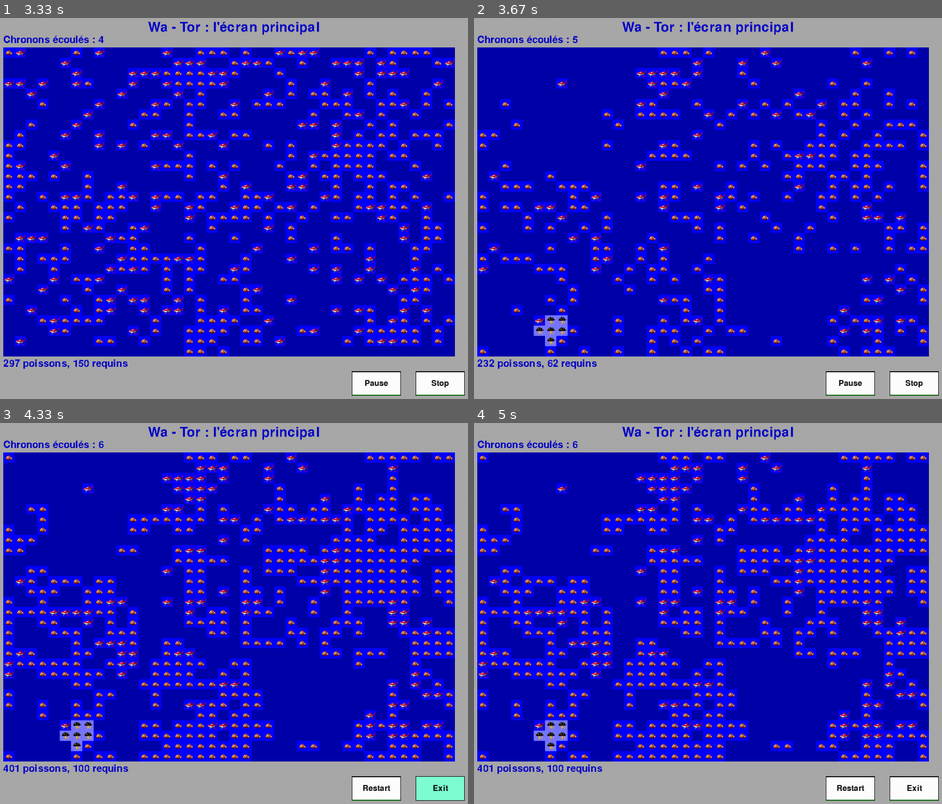
Above: before the commit, frames 1-4 (two rows, left to right).
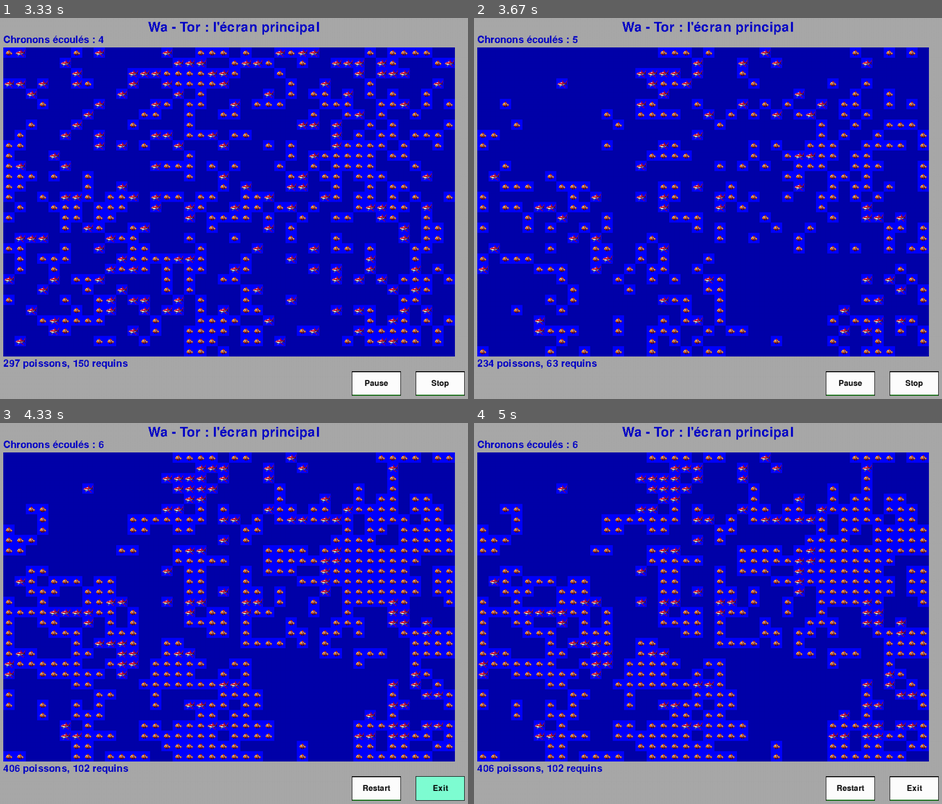
Above: after the commit, the same moments.

Repository: Khadaassi/Simplon_Wa-tor
Game: pygame game, started from main.py
Two runs of this game, one before a commit and one after it. Both use one fixed random seed, a clock stepped at 60 frames per second and the inputs below.
Inputs (mouse positions are in pixels of both pictures, inside the frame that each line leads up to):
- Up to frame 1 (3.33 s): click (439, 383) at 0.38 s; click (79, 307) at 1.27 s; click (439, 383) at 1.6 s; click (56, 204) at 1.93 s; move the mouse to (365, 178) at 2.98 s; click (365, 178) at 3.27 s
- Up to frame 2 (3.67 s): no input
- Up to frame 3 (4.33 s): click (439, 788) at 4.1 s
- Up to frame 4 (5 s): move the mouse to (548, 659) at 4.65 s; click (548, 659) at 4.7 s

Frame 1 is identical in both runs. In frame 2, 0.5% of the frame differs, in the area x 3-21%, y 77-93%; in frame 3, 2.1%, in the area x 0-98%, y 7-92%; in frame 4, 2.1%.

Commit message:
added stormfield, fixed megalodon bug

Diff:
--- a/main.py
+++ b/main.py
@@ -26,15 +26,13 @@
             display.update_config(config)
 
         config = display.get_config()
-        world = World( (config[ConfigField.FISH_POPULATION], config[ConfigField.SHARK_POPULATION]),
+        world = World((config[ConfigField.FISH_POPULATION], config[ConfigField.SHARK_POPULATION]),
             config[ConfigField.REFRESH_LENGTH],
             (config[ConfigField.WORLD_WIDTH], config[ConfigField.WORLD_HEIGTH]),
             config[ConfigField.FISH_REPRO_TIME], config[ConfigField.SHARK_REPRO_TIME],
             config[ConfigField.SHARK_ENERGY], config[ConfigField.SHARK_ENERGY_GAIN],
             config[ConfigField.ALLOW_MEGALODONS], config[ConfigField.MEGALODON_EVOLUTION_THRESHOLD],
-            config[ConfigField.ALLOW_PACMAN])
-
-        #config[ConfigField.ALLOW_STORMS] ?
+            config[ConfigField.ALLOW_PACMAN], config[ConfigField.ALLOW_STORMS])
 
         world.populate_world()
 
--- a/world.py
+++ b/world.py
@@ -23,7 +23,8 @@
         shark_energy_gain: int,
         allow_megalodons: bool = True,
         megalodon_evolution_threshold: int = 5,
-        allow_packman: bool = True
+        allow_packman: bool = True,
+        allow_storms: bool = True
         ) -> None:
         """
         [Args]
@@ -51,6 +52,7 @@
         self.enable_megalodons = allow_megalodons #if False, Megalodons generation will be disabled.
         self.megalodon_evolution_threshold = megalodon_evolution_threshold #The amount of Fish a shark needs to eat before evolving to a Megalodon
         self.enable_pacman = allow_packman
+        self.enable_storms = allow_storms
 
         #Natural disasters block
         self.current_storms = []
@@ -145,7 +147,16 @@
         for x in range(0, len(self.grid)):
             for y in range(0, len(self.grid[x])):
 
-                current_item = self.grid[x][y]
+                #Set shortcut check for special entities
+                isMegalodon = isinstance(self.grid[x][y], Megalodon) and not isinstance(self.grid[x][y], Megalodon_Tail)
+                isShark = isinstance(self.grid[x][y], Shark) and not isinstance(self.grid[x][y], Megalodon) and not isinstance(self.grid[x][y], Megalodon_Tail)
+                isPacman = isinstance(self.grid[x][y], Pacman)
+
+                #If a Megalodon has moved at least once (age > 1) and doesn't have a tail, it means it died and needs to be removed.
+                if isMegalodon:
+                    if not isinstance(self.grid[self.grid[x][y].tail_pos[0]][self.grid[x][y].tail_pos[1]], Megalodon_Tail) and self.grid[x][y].age > 1:
+                        self.grid[x][y] = False
+                        continue
 
                 #skip water tiles
                 if self.grid[x][y] == False or isinstance(self.grid[x][y], Storm_Tile) :
@@ -157,9 +168,6 @@
 
                 #Set parameters for next entity
                 self.next_move_will_eat = False
-                isMegalodon = isinstance(self.grid[x][y], Megalodon) and not isinstance(self.grid[x][y], Megalodon_Tail)
-                isShark = isinstance(self.grid[x][y], Shark) and not isinstance(self.grid[x][y], Megalodon) and not isinstance(self.grid[x][y], Megalodon_Tail)
-                isPacman = isinstance(self.grid[x][y], Pacman)
                 self.grid[x][y].has_moved = True
                 will_reproduce = self.grid[x][y].reproduce()
                 self.next_move_will_die = False
@@ -197,20 +205,8 @@
                     #Remove old tail. If newly evolved, skip this check.
                     if self.grid[x][y].skip_first_tail_check:
                         self.grid[x][y].skip_first_tail_check = False
-
-                    #If a Pacman or a Storm Tile is at tail position, it means Megalodon was eaten or died from storm and needs to disapear.
                     else:
-                        if isinstance(self.grid[self.grid[x][y].tail_pos[0]][self.grid[x][y].tail_pos[1]], Pacman) or\
-                            isinstance(self.grid[self.grid[x][y].tail_pos[0]][self.grid[x][y].tail_pos[1]], Storm_Tile):
-                            self.grid[x][y] = False
-                            continue
-                        else:
-                            self.grid[self.grid[x][y].tail_pos[0]][self.grid[x][y].tail_pos[1]] = False
-
-                    #DEBUG
-                    if isinstance(self.grid[x][y], bool):
-                        continue
-                    #DEBUG
+                        self.grid[self.grid[x][y].tail_pos[0]][self.grid[x][y].tail_pos[1]] = False
 
                     #Megalodons lose energy when moving.
                     if not self.grid[x][y].energy_management():
@@ -255,7 +251,7 @@
                 if isMegalodon:
                     #Move tail if the Megalodon didn't die
                     if not self.next_move_will_die:
-                        self.grid[x][y] = Megalodon_Tail(direction, x, y)
+                        self.grid[x][y] = Megalodon_Tail(direction, (x, y), len(self.grid))
                 elif will_reproduce:
                     if isShark:
                         self.grid[x][y] = Shark(self.shark_reproduction_time, self.shark_energy, self.megalodon_evolution_threshold)
@@ -265,7 +261,8 @@
                     self.grid[x][y] = False
 
         #Natural Disasters
-        self.manage_disasters()
+        if self.enable_storms:
+            self.manage_disasters()
 
         #Reset fishes movement and count all statistical variables
         self.update_statistics()
@@ -685,6 +682,9 @@
                 #If a Megalodon's head is struck, remove its tail
                 if isinstance(self.grid[coordinates[0]][coordinates[1]], Megalodon) and not isinstance(self.grid[coordinates[0]][coordinates[1]], Megalodon_Tail):
                     self.grid[self.grid[coordinates[0]][coordinates[1]].tail_pos[0]][self.grid[coordinates[0]][coordinates[1]].tail_pos[1]] = False
+                #If a Megalodon's tail is struck, remove its head.
+                if isinstance(self.grid[coordinates[0]][coordinates[1]], Megalodon_Tail):
+                    self.grid[self.grid[coordinates[0]][coordinates[1]].head_pos[0]][self.grid[coordinates[0]][coordinates[1]].head_pos[1]] = False
                 #Generate a storm tile
                 self.grid[coordinates[0]][coordinates[1]] = Storm_Tile()
             self.current_storms.append(new_storm)
